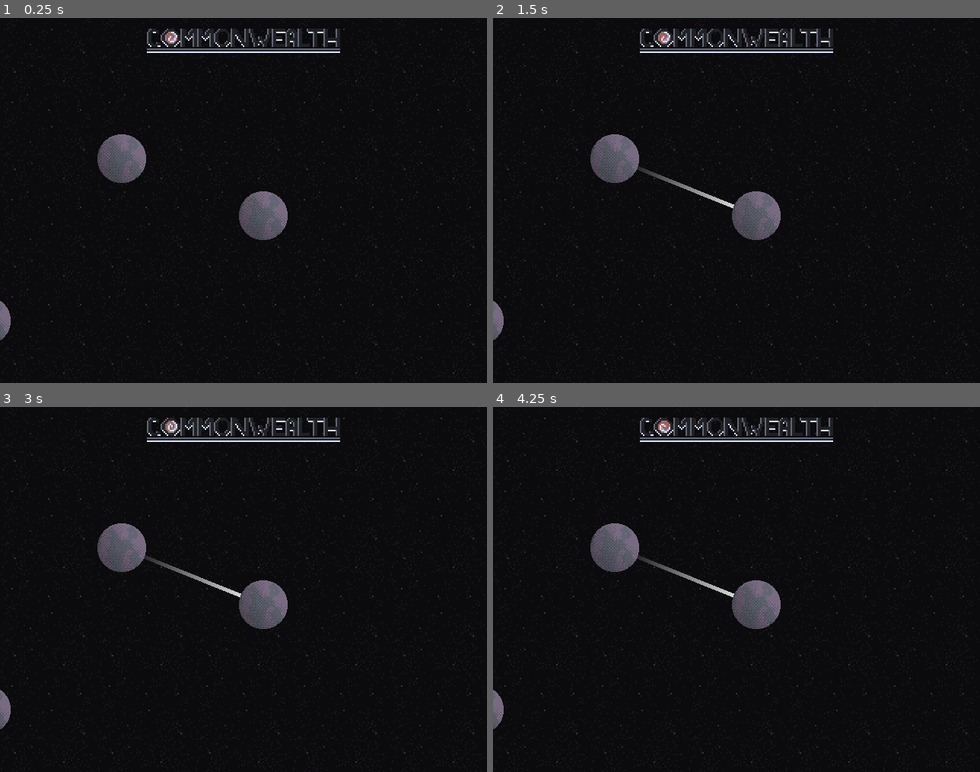
Above: before the commit, frames 1-4 (two rows, left to right).
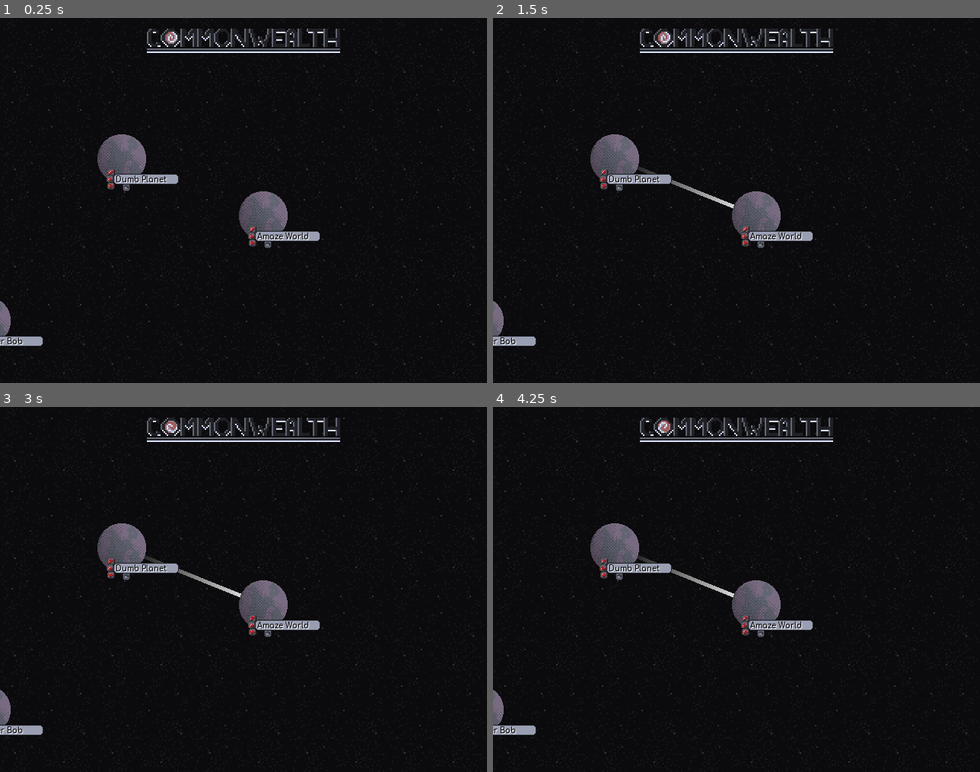
Above: after the commit, the same moments.

Repository: HumansAreHumans/CommonWealthGodot
Game: Godot game, scene res://scene/Main.tscn
Same seed, same stepped clock (60 frames per second), same inputs: the game is played once before the commit and once after it. Before the commit the project starts from res://Main.tscn.
Inputs (mouse positions are in pixels of both pictures, inside the frame that each line leads up to):
- Up to frame 1 (0.25 s): no input
- Up to frame 2 (1.5 s): move the mouse to (755, 215) at 0.52 s; click (755, 215) at 0.67 s; tap Enter at 1.25 s; move the mouse to (614, 160) at 1.27 s; click (614, 160) at 1.42 s
- Up to frame 3 (3 s): move the mouse to (292, 509) at 2.02 s; click (292, 509) at 2.17 s; move the mouse to (219, 662) at 2.77 s; click (219, 662) at 2.92 s
- Up to frame 4 (4.25 s): move the mouse to (882, 644) at 3.52 s; click (882, 644) at 3.67 s

The runs differ from the first frame. In frame 1, 1.2% of the frame differs, in the area x 0-66%, y 3-90%; in frame 2, 1.2%; in frame 3, 1.2%; in frame 4, 1.2%.

Commit message:
Added the basis for the planet UI and naming of planets

Diff:
--- a/Gate.tscn
+++ /dev/null
@@ -1,15 +0,0 @@
-[gd_scene load_steps=2 format=2]
-
-[ext_resource path="res://Gate.gd" type="Script" id=1]
-
-[node name="Gate" type="Line2D"]
-
-z_index = -1
-points = PoolVector2Array(  )
-width = 10.0
-default_color = Color( 0.4, 0.5, 1, 1 )
-texture_mode = 1328429616
-sharp_limit = 2.0
-round_precision = 8
-script = ExtResource( 1 )
-_sections_unfolded = [ "Z Index" ]
--- /dev/null
+++ b/PortalButton.gd
@@ -0,0 +1,17 @@
+extends AnimatedSprite
+
+signal wanted_link
+
+var active = false
+
+
+func _on_Area2D_mouse_entered():
+	play("active")
+
+func _on_Area2D_mouse_exited():
+	play("used" if active else "unused")
+
+func _on_Area2D_input_event( viewport, event, shape_idx ):
+	if event is InputEventMouseButton and event.button_index == BUTTON_LEFT:
+		play("active")
+		emit_signal("wanted_link")
--- /dev/null
+++ b/default_theme.tres
@@ -0,0 +1,16 @@
+[gd_resource type="Theme" load_steps=3 format=2]
+
+[ext_resource path="res://font/Comfortaa-Bold.ttf" type="DynamicFontData" id=1]
+
+[sub_resource type="DynamicFont" id=1]
+
+size = 20
+use_mipmaps = false
+use_filter = false
+font_data = ExtResource( 1 )
+_sections_unfolded = [ "Font", "Settings" ]
+
+[resource]
+
+default_font = SubResource( 1 )
+_sections_unfolded = [ "Resource" ]
--- a/project.godot
+++ b/project.godot
@@ -11,7 +11,7 @@
 [application]
 
 config/name="CommonwealthGodot"
-run/main_scene="res://Main.tscn"
+run/main_scene="res://scene/Main.tscn"
 config/icon="res://icon.png"
 
 [display]
--- /dev/null
+++ b/scene/Gate.tscn
@@ -0,0 +1,22 @@
+[gd_scene load_steps=3 format=2]
+
+[ext_resource path="res://script/Gate.gd" type="Script" id=1]
+
+
+[sub_resource type="Gradient" id=1]
+
+offsets = PoolRealArray( 0, 1 )
+colors = PoolColorArray( 0, 0, 0, 1, 1, 1, 1, 1 )
+
+[node name="Gate" type="Line2D" index="0"]
+
+z_index = -1
+points = PoolVector2Array(  )
+width = 5.0
+default_color = Color( 1, 1, 1, 1 )
+gradient = SubResource( 1 )
+texture_mode = 1328429616
+sharp_limit = 2.0
+round_precision = 8
+script = ExtResource( 1 )
+_sections_unfolded = [ "Fill", "Transform", "Z Index" ]
--- a/Main.tscn
+++ b/scene/Main.tscn
@@ -1,6 +1,6 @@
 [gd_scene load_steps=10 format=2]
 
-[ext_resource path="res://Main.gd" type="Script" id=1]
+[ext_resource path="res://script/Main.gd" type="Script" id=1]
 [ext_resource path="res://art/space.png" type="Texture" id=2]
 [ext_resource path="res://art/logo/logo1.png" type="Texture" id=3]
 [ext_resource path="res://art/logo/logo2.png" type="Texture" id=4]
@@ -18,7 +18,7 @@
 "speed": 5.0
 } ]
 
-[node name="Main" type="Node" index="0"]
+[node name="Main" type="Node"]
 
 script = ExtResource( 1 )
 NUM_PLANETS = 30
@@ -114,5 +114,6 @@
 scale = Vector2( 2, 2 )
 frames = SubResource( 1 )
 animation = "default"
+frame = 1
 playing = true
 _sections_unfolded = [ "Transform" ]
--- a/Planet.tscn
+++ b/scene/Planet.tscn
@@ -1,15 +1,11 @@
 [gd_scene load_steps=9 format=2]
 
-[ext_resource path="res://Planet.gd" type="Script" id=1]
-[ext_resource path="res://Gate.tscn" type="PackedScene" id=2]
+[ext_resource path="res://script/Planet.gd" type="Script" id=1]
+[ext_resource path="res://scene/Gate.tscn" type="PackedScene" id=2]
 [ext_resource path="res://art/planet/large.png" type="Texture" id=3]
 [ext_resource path="res://art/planet/medium.png" type="Texture" id=4]
 [ext_resource path="res://art/planet/small.png" type="Texture" id=5]
-
-[sub_resource type="Gradient" id=3]
-
-offsets = PoolRealArray( 0, 1 )
-colors = PoolColorArray( 0, 0, 0, 1, 1, 1, 1, 1 )
+[ext_resource path="res://scene/PlanetHUD.tscn" type="PackedScene" id=6]
 
 [sub_resource type="SpriteFrames" id=1]
 
@@ -35,7 +31,7 @@
 custom_solver_bias = 0.0
 radius = 25.3542
 
-[node name="Planet" type="Area2D"]
+[node name="Planet" type="Area2D" index="0"]
 
 input_pickable = true
 gravity_vec = Vector2( 0, 1 )
@@ -46,18 +42,17 @@
 audio_bus_name = "Master"
 script = ExtResource( 1 )
 _sections_unfolded = [ "Audio Bus", "Collision", "Material", "Pickable", "Transform", "Visibility", "Z Index" ]
+__meta__ = {
+"_edit_group_": true
+}
 PLANET_TYPE = "medium"
 ID = 0
 GATE_LIMIT = 3
-PRODUCES = 0
-CONSUMES = 0
+PLANET_NAME = ""
+PRODUCES = "r1"
+CONSUMES = "r1"
 
 [node name="Gate0" parent="." index="0" instance=ExtResource( 2 )]
-
-width = 5.0
-default_color = Color( 1, 1, 1, 1 )
-gradient = SubResource( 3 )
-_sections_unfolded = [ "Fill", "Z Index" ]
 
 [node name="Gate1" parent="." index="1" instance=ExtResource( 2 )]
 
@@ -85,3 +80,25 @@
 [node name="CollisionShape2D" type="CollisionShape2D" parent="." index="8"]
 
 shape = SubResource( 2 )
+
+[node name="ProduceConsume" type="Timer" parent="." index="9"]
+
+process_mode = 1
+wait_time = 1.0
+one_shot = false
+autostart = true
+
+[node name="GateTransfer" type="Timer" parent="." index="10"]
+
+process_mode = 1
+wait_time = 1.0
+one_shot = false
+autostart = false
+
+[node name="PlanetHUD" parent="." index="11" instance=ExtResource( 6 )]
+
+position = Vector2( 40, 35 )
+
+[connection signal="timeout" from="ProduceConsume" to="." method="_on_ProduceConsume_timeout"]
+
+[connection signal="timeout" from="GateTransfer" to="." method="_on_GateTransfer_timeout"]
--- /dev/null
+++ b/scene/PlanetHUD.tscn
@@ -0,0 +1,143 @@
+[gd_scene load_steps=15 format=2]
+
+[ext_resource path="res://script/PlanetHUD.gd" type="Script" id=1]
+[ext_resource path="res://art/planet_hud/planet_hud17.png" type="Texture" id=2]
+[ext_resource path="res://art/planet_hud/planet_hud8.png" type="Texture" id=3]
+[ext_resource path="res://scene/Resource.tscn" type="PackedScene" id=4]
+[ext_resource path="res://art/planet_hud/planet_hud10.png" type="Texture" id=5]
+[ext_resource path="res://art/planet_hud/planet_hud9.png" type="Texture" id=6]
+[ext_resource path="res://font/Comfortaa-Bold.ttf" type="DynamicFontData" id=7]
+[ext_resource path="res://art/planet_hud/planet_hud16.png" type="Texture" id=8]
+[ext_resource path="res://art/planet_hud/planet_hud14.png" type="Texture" id=9]
+[ext_resource path="res://art/planet_hud/planet_hud15.png" type="Texture" id=10]
+[ext_resource path="res://PortalButton.gd" type="Script" id=11]
+
+[sub_resource type="DynamicFont" id=3]
+
+size = 10
+use_mipmaps = false
+use_filter = false
+font_data = ExtResource( 7 )
+_sections_unfolded = [ "Extra Spacing", "Font", "Settings" ]
+
+[sub_resource type="SpriteFrames" id=1]
+
+animations = [ {
+"frames": [ ExtResource( 8 ) ],
+"loop": true,
+"name": "active",
+"speed": 5.0
+}, {
+"frames": [ ExtResource( 9 ) ],
+"loop": true,
+"name": "unused",
+"speed": 5.0
+}, {
+"frames": [ ExtResource( 10 ) ],
+"loop": true,
+"name": "used",
+"speed": 5.0
+} ]
+
+[sub_resource type="RectangleShape2D" id=2]
+
+custom_solver_bias = 0.0
+extents = Vector2( 4.69122, 4.69122 )
+
+[node name="PlanetHUD" type="Node2D"]
+
+script = ExtResource( 1 )
+_sections_unfolded = [ "Transform", "Z Index" ]
+
+[node name="BG" type="Sprite" parent="." index="0"]
+
+texture = ExtResource( 2 )
+_sections_unfolded = [ "Transform" ]
+
+[node name="r1" type="Sprite" parent="." index="1"]
+
+editor/display_folded = true
+texture = ExtResource( 3 )
+_sections_unfolded = [ "Transform" ]
+
+[node name="Resource" parent="r1" index="0" instance=ExtResource( 4 )]
+
+position = Vector2( -53.758, -16.8652 )
+animation = "bar"
+frame = 1
+
+[node name="r2" type="Sprite" parent="." index="2"]
+
+editor/display_folded = true
+texture = ExtResource( 5 )
+_sections_unfolded = [ "Transform" ]
+
+[node name="Resource" parent="r2" index="0" instance=ExtResource( 4 )]
+
+position = Vector2( -54.7012, -7.76308 )
+animation = "coal"
+frame = 0
+
+[node name="r3" type="Sprite" parent="." index="3"]
+
+editor/display_folded = true
+texture = ExtResource( 6 )
+_sections_unfolded = [ "Transform" ]
+
+[node name="Resource" parent="r3" index="0" instance=ExtResource( 4 )]
+
+position = Vector2( -54.1742, 1.19659 )
+animation = "gem"
+frame = 2
+
+[node name="Name" type="Label" parent="." index="4"]
+
+anchor_left = 0.0
+anchor_top = 0.0
+anchor_right = 0.0
+anchor_bottom = 0.0
+margin_left = -48.0
+margin_top = -13.0
+margin_right = 47.0
+margin_bottom = -1.0
+rect_pivot_offset = Vector2( 0, 0 )
+mouse_filter = 2
+mouse_default_cursor_shape = 0
+size_flags_horizontal = 1
+size_flags_vertical = 4
+custom_fonts/font = SubResource( 3 )
+custom_colors/font_color = Color( 0, 0, 0, 1 )
+custom_colors/font_color_shadow = Color( 1, 1, 1, 1 )
+text = "Planet Name"
+percent_visible = 1.0
+lines_skipped = 0
+max_lines_visible = -1
+_sections_unfolded = [ "Theme", "custom_colors", "custom_fonts" ]
+
+[node name="Portal" type="AnimatedSprite" parent="." index="5"]
+
+frames = SubResource( 1 )
+animation = "unused"
+script = ExtResource( 11 )
+
+[node name="Area2D" type="Area2D" parent="Portal" index="0"]
+
+input_pickable = true
+gravity_vec = Vector2( 0, 1 )
+gravity = 98.0
+linear_damp = 0.1
+angular_damp = 1.0
+audio_bus_override = false
+audio_bus_name = "Master"
+_sections_unfolded = [ "Audio Bus", "Collision", "Pickable", "Transform" ]
+
+[node name="CollisionShape2D" type="CollisionShape2D" parent="Portal/Area2D" index="0"]
+
+position = Vector2( -33.9709, 4.20592 )
+shape = SubResource( 2 )
+
+[connection signal="input_event" from="Portal/Area2D" to="Portal" method="_on_Area2D_input_event"]
+
+[connection signal="mouse_entered" from="Portal/Area2D" to="Portal" method="_on_Area2D_mouse_entered"]
+
+[connection signal="mouse_exited" from="Portal/Area2D" to="Portal" method="_on_Area2D_mouse_exited"]
--- a/Main.gd
+++ b/script/Main.gd
@@ -16,7 +16,7 @@
 		planets.push_back(spawn_planet())
 
 func spawn_planet():
-	var scene = load("res://Planet.tscn")
+	var scene = load("res://scene/Planet.tscn")
 	var planet_instance = scene.instance()
 	planet_instance.ID = i
 	planet_instance.set_name("Planet" + str(i))
--- /dev/null
+++ b/script/NameGen.gd
@@ -0,0 +1,7 @@
+extends Node
+
+
+static func GenerateName():
+	var first = ["Dumb", "Super", "Amaze", "Distant", "Sexy"]
+	var last = ["Planet", "World", "Sphere", "", "Bob"]
+	return first[randi() % first.size()] + " " + last[randi() % last.size()]
--- a/Planet.gd
+++ b/script/Planet.gd
@@ -1,18 +1,32 @@
 extends Area2D
-export (String, "small", "medium", "large") var PLANET_TYPE = "medium"
 
+var NameGen = preload("res://script/NameGen.gd")
+
+signal loaded
 signal added_gate
 signal clicked
+signal produced
+signal consumed
 
 const PLANET_TYPES = ["small", "medium", "large"]
 
 var GATES = []
+export (String, "small", "medium", "large") var PLANET_TYPE = "medium"
 export (int) var ID = 0
 export (int) var GATE_LIMIT = 3
-export (int, "RESOURCE_ONE", "RESOURCE_TWO", "RESOURCE_THREE") var PRODUCES = 0
-export (int, "UNIT_ONE", "UNIT_TWO", "UNIT_THREE") var CONSUMES = 0
+export (String) var PLANET_NAME = ""
+export var PRODUCES = "r1"
+export var CONSUMES = "r1"
 
 var clicked = false
+var gate_transfers = {
+	0: null,
+	1: null,
+	2: null,
+	3: null,
+	4: null,
+	5: null
+}
 var units = {
 	"r1": 0,
 	"r2": 0,
@@ -22,6 +36,8 @@
 	"u3": 0
 }
 
+func take(unitType, amount):
+	units[unitType] += amount
 
 func add_gate(node, propogate = true):
 	var active = GATES.size()
@@ -59,10 +75,26 @@
 		clicked = false
 
 func _ready():
+	PLANET_NAME = NameGen.GenerateName()
 	set_process_input(true)
 	PLANET_TYPE = PLANET_TYPES[randi() % 3]
 	$Type.animation = PLANET_TYPE
+	emit_signal("loaded")
 
 func _process(delta):
 	for i in range(GATES.size()):
 		get_node("Gate" + str(i)).set_point_position(1, GATES[i].position - position)
+
+func _on_ProduceConsume_timeout():
+	units[PRODUCES] += 1
+	if units[CONSUMES] > 0:
+		units[CONSUMES] -= 1
+		var toProduce = 'u' + CONSUMES[1]
+		units[toProduce] += 1
+
+func _on_GateTransfer_timeout():
+	for i in range(GATES.size()):
+		var item = gate_transfers[i]
+		if item && units[item] > 0:
+			units[item] -= 1
+			GATES[i].take(item, 1)
--- /dev/null
+++ b/script/PlanetHUD.gd
@@ -0,0 +1,12 @@
+extends Node2D
+
+# class member variables go here, for example:
+# var a = 2
+# var b = "textvar"
+
+func _ready():
+	get_parent().connect("loaded", self, "_loaded_Planet")
+
+func _loaded_Planet():
+	print(get_parent().PLANET_NAME)
+	$Name.text = get_parent().PLANET_NAME
Binary file added: art/planet_hud/planet_hud1.png
Not shown, added: art/planet_hud/planet_hud1.png.import
Binary file added: art/planet_hud/planet_hud10.png
Not shown, added: art/planet_hud/planet_hud10.png.import
Binary file added: art/planet_hud/planet_hud11.png
Not shown, added: art/planet_hud/planet_hud11.png.import
Binary file added: art/planet_hud/planet_hud12.png
Not shown, added: art/planet_hud/planet_hud12.png.import
Binary file added: art/planet_hud/planet_hud13.png
Not shown, added: art/planet_hud/planet_hud13.png.import
Binary file added: art/planet_hud/planet_hud14.png
Not shown, added: art/planet_hud/planet_hud14.png.import
(and 49 more such lines)
